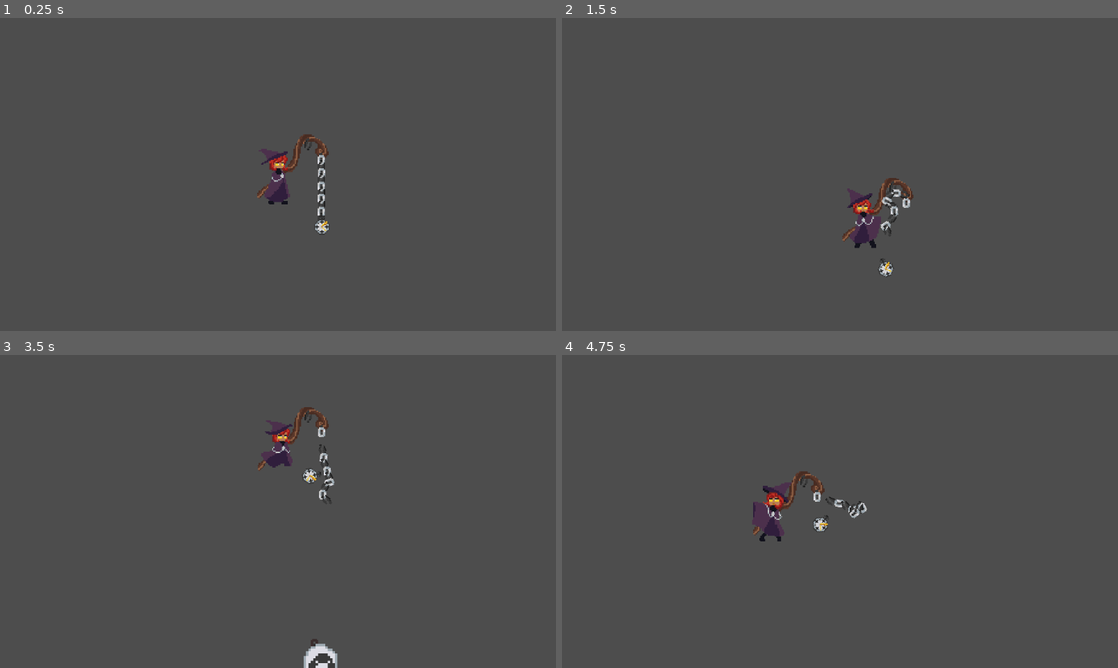
Above: before the commit, frames 1-4 (two rows, left to right).
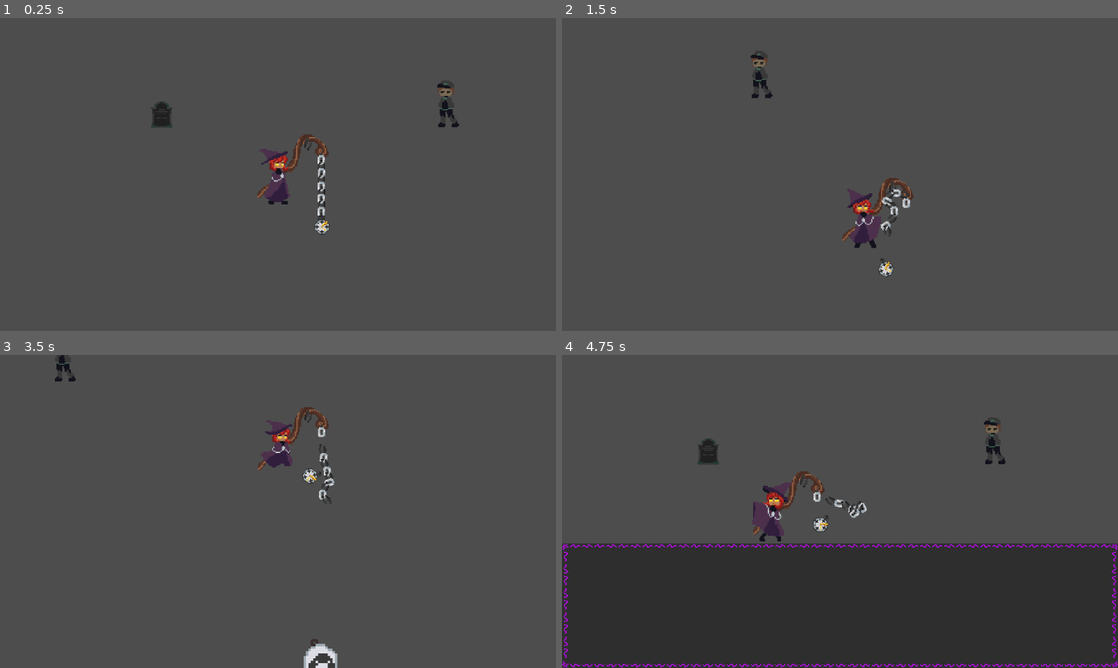
Above: after the commit, the same moments.

Repository: CplCanuck/mru-hacks-2025
Game: Godot game, scene res://Levels/aranoons_testing_grounds.tscn
Same seed, same stepped clock (60 frames per second), same inputs: the game is played once before the commit and once after it. This scene is started directly instead of the project's main scene. The engine's default icon, where the game draws it, is replaced by a stand-in: a white triangle on a blue panel in a dark square.
Inputs:
- Up to frame 1 (0.25 s): no input
- Up to frame 2 (1.5 s): tap Enter (ui_accept) at 0.5, 0.77 s; hold D (right) 0.53-1.28 s; hold E (interact) 0.53-1.28 s; hold S (down) from 1.28 s (still down); tap Space (attack) at 1.35 s
- Up to frame 3 (3.5 s): tap Enter (ui_accept) at 1.52, 3.02 s; tap E (interact) at 1.55, 2.3, 2.85 s; release S (down) at 2.03 s; hold D (right) 2.03-2.78 s; hold Shift (dash) 2.03-2.78 s; hold W (up) from 2.78 s (still down)
- Up to frame 4 (4.75 s): release W (up) at 3.53 s; hold E (interact) 3.53-4.28 s; hold A (left) from 3.53 s (still down); tap Enter (ui_accept) at 3.77, 4.52 s; tap Space (attack) at 4.35 s; tap E (interact) at 4.55 s

The runs differ from the first frame. In frame 1, 0.4% of the frame differs, in the area x 27-83%, y 20-36%; in frame 2, 0.2%; in frame 3, 0.1%; in frame 4, 40%, in the area x 0-100%, y 20-100%.
Error before the commit: Cannot call method 'get_path' on a null value. (res://Enemies/enemy_chain.gd:22)

Commit message:
bill boi

Diff:
--- a/Components/signpost_component.gd
+++ b/Components/signpost_component.gd
@@ -17,7 +17,12 @@
 	if get_parent() is Gravestone :
 		if dialogue_box and dialogue_box.text == text:
 			GameManager.change_level(get_parent().level)
+	#change_dialogue_box.emit(text, time, centered)
+	if get_parent() is TP_NPC:
+		if dialogue_box and dialogue_box.text == text:
+			GameManager.change_level(get_parent().level)
 	change_dialogue_box.emit(text, time, centered)
+
 
 
 ## Clears text when the player leaves the nearby area
--- a/Levels/aranoons_testing_grounds.tscn
+++ b/Levels/aranoons_testing_grounds.tscn
@@ -1,16 +1,31 @@
-[gd_scene load_steps=4 format=3 uid="uid://b7kvgftho0f2a"]
+[gd_scene load_steps=7 format=3 uid="uid://b7kvgftho0f2a"]
 
 [ext_resource type="PackedScene" uid="uid://cs76p0dh2b4l" path="res://Scenes/player.tscn" id="1_b73jx"]
 [ext_resource type="PackedScene" uid="uid://m50tlqmjxlga" path="res://Enemies/enemy_chain.tscn" id="2_g5725"]
 [ext_resource type="PackedScene" uid="uid://y5lm63ohq5yv" path="res://Enemies/base_enemy.tscn" id="3_pud8w"]
+[ext_resource type="PackedScene" uid="uid://vv7smke2nv0n" path="res://NPCs/npc.tscn" id="4_pud8w"]
+[ext_resource type="PackedScene" uid="uid://byjmdu6hnqlpd" path="res://Elements/Gravestone.tscn" id="5_qocsc"]
+[ext_resource type="PackedScene" uid="uid://bm3btevr6lisi" path="res://UI/DialogueBox.tscn" id="6_d1noo"]
 
 [node name="aranoons testing grounds" type="Node2D"]
 
 [node name="Player" parent="." instance=ExtResource("1_b73jx")]
 position = Vector2(124, 74)
 
-[node name="EnemyChain" parent="." instance=ExtResource("2_g5725")]
+[node name="EnemyChain" parent="." node_paths=PackedStringArray("enemy") instance=ExtResource("2_g5725")]
 position = Vector2(472, 251)
+enemy = NodePath("BaseEnemy")
 
 [node name="BaseEnemy" parent="EnemyChain" instance=ExtResource("3_pud8w")]
 position = Vector2(0, 49)
+
+[node name="NPC" parent="." instance=ExtResource("4_pud8w")]
+position = Vector2(264, 19)
+level = 2
+
+[node name="Gravestone" parent="." instance=ExtResource("5_qocsc")]
+position = Vector2(28, 23)
+
+[node name="CanvasLayer" type="CanvasLayer" parent="."]
+
+[node name="DialogueBox" parent="CanvasLayer" instance=ExtResource("6_d1noo")]
--- /dev/null
+++ b/NPCs/npc.gd
@@ -0,0 +1,24 @@
+extends CharacterBody2D
+class_name TP_NPC
+
+enum levels {
+	NONE,
+	INTRO,
+	HUB,
+	ONE,
+	TWO
+}
+
+@export var level : levels = levels.HUB
+@onready var signpost_component: Signpost = $SignpostComponent
+
+@export_multiline var text : String = "":
+	set(val) :
+		text = val
+		if signpost_component :
+			signpost_component.text = val
+
+func _ready():
+	# triggers set
+	text = text
+	signpost_component.centered = true
--- /dev/null
+++ b/NPCs/npc.tscn
@@ -0,0 +1,78 @@
+[gd_scene load_steps=12 format=3 uid="uid://vv7smke2nv0n"]
+
+[ext_resource type="PackedScene" uid="uid://143h4hrvonoa" path="res://Components/signpost_component.tscn" id="1_0ikh5"]
+[ext_resource type="Script" uid="uid://cuaf5f0ixmw56" path="res://NPCs/npc.gd" id="1_k7mck"]
+[ext_resource type="Texture2D" uid="uid://c40oaml71gc5j" path="res://Assets/kid.png" id="1_vxakg"]
+
+[sub_resource type="AtlasTexture" id="AtlasTexture_k7mck"]
+atlas = ExtResource("1_vxakg")
+region = Rect2(128, 0, 64, 64)
+
+[sub_resource type="AtlasTexture" id="AtlasTexture_k5705"]
+atlas = ExtResource("1_vxakg")
+region = Rect2(192, 0, 64, 64)
+
+[sub_resource type="AtlasTexture" id="AtlasTexture_xlwy1"]
+atlas = ExtResource("1_vxakg")
+region = Rect2(256, 0, 64, 64)
+
+[sub_resource type="AtlasTexture" id="AtlasTexture_2pim4"]
+atlas = ExtResource("1_vxakg")
+region = Rect2(0, 0, 64, 64)
+
+[sub_resource type="AtlasTexture" id="AtlasTexture_cuplg"]
+atlas = ExtResource("1_vxakg")
+region = Rect2(64, 0, 64, 64)
+
+[sub_resource type="SpriteFrames" id="SpriteFrames_ympci"]
+animations = [{
+"frames": [{
+"duration": 1.0,
+"texture": SubResource("AtlasTexture_k7mck")
+}, {
+"duration": 1.0,
+"texture": SubResource("AtlasTexture_k5705")
+}, {
+"duration": 1.0,
+"texture": SubResource("AtlasTexture_xlwy1")
+}],
+"loop": true,
+"name": &"hurt",
+"speed": 5.0
+}, {
+"frames": [{
+"duration": 1.0,
+"texture": SubResource("AtlasTexture_2pim4")
+}, {
+"duration": 1.0,
+"texture": SubResource("AtlasTexture_cuplg")
+}],
+"loop": true,
+"name": &"idle",
+"speed": 5.0
+}]
+
+[sub_resource type="RectangleShape2D" id="RectangleShape2D_vxakg"]
+size = Vector2(51, 38)
+
+[sub_resource type="CapsuleShape2D" id="CapsuleShape2D_k7mck"]
+radius = 9.0
+
+[node name="KidNPC_TP" type="CharacterBody2D"]
+script = ExtResource("1_k7mck")
+text = "I'm Billy Boi! My father, Billy Bob Senior told me witches are evil but I guess he was wrong! I hope you find your friend!
+"
+
+[node name="AnimatedSprite2D" type="AnimatedSprite2D" parent="."]
+sprite_frames = SubResource("SpriteFrames_ympci")
+animation = &"hurt"
+
+[node name="SignpostComponent" parent="." instance=ExtResource("1_0ikh5")]
+
+[node name="CollisionShape2D" type="CollisionShape2D" parent="SignpostComponent"]
+position = Vector2(-3.5, -4)
+shape = SubResource("RectangleShape2D_vxakg")
+
+[node name="Hitbox" type="CollisionShape2D" parent="."]
+position = Vector2(-1, -2)
+shape = SubResource("CapsuleShape2D_k7mck")
Not shown, added: NPCs/npc.gd.uid
